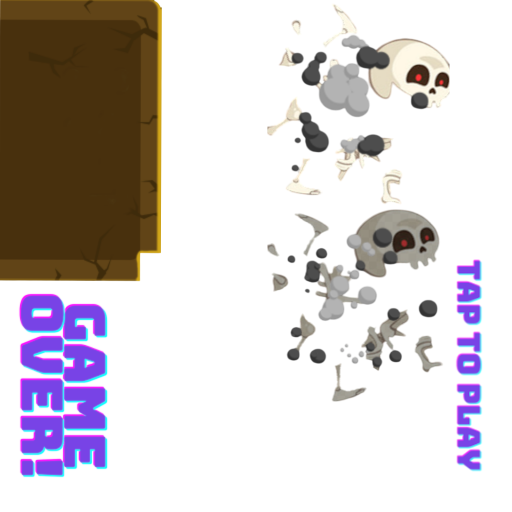
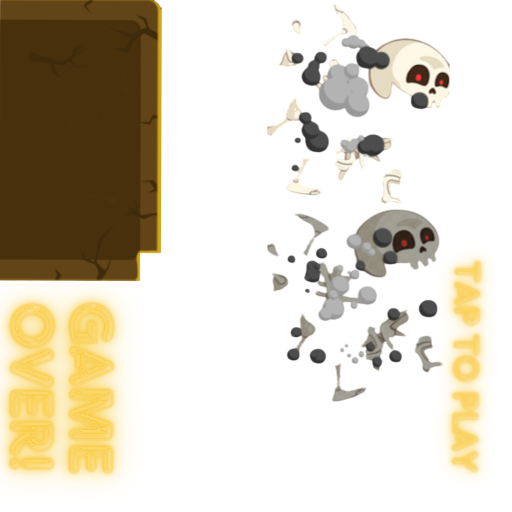
Two versions of the same layered image (512x512). Layer-by-layer changes:
hid "Bridge of Jewels (5)-Photoroom.png" over [455, 259, 483, 472]
added layer "Journey to the Diamond (3).png" above "Journey to the Diamond (5).png" over [435, 247, 497, 484]
added layer "Journey to the Diamond (5).png" above "Screenshot 2025-01-14 005036-Photoroom.png" over [0, 280, 142, 500]
hid "Bridge of Jewels (4)-Photoroom.png" over [18, 292, 109, 478]
